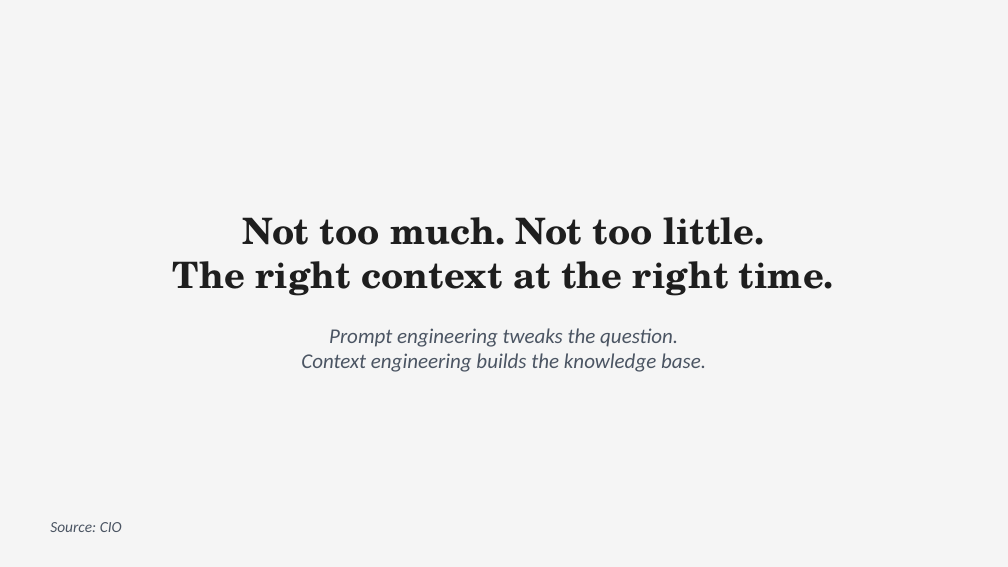
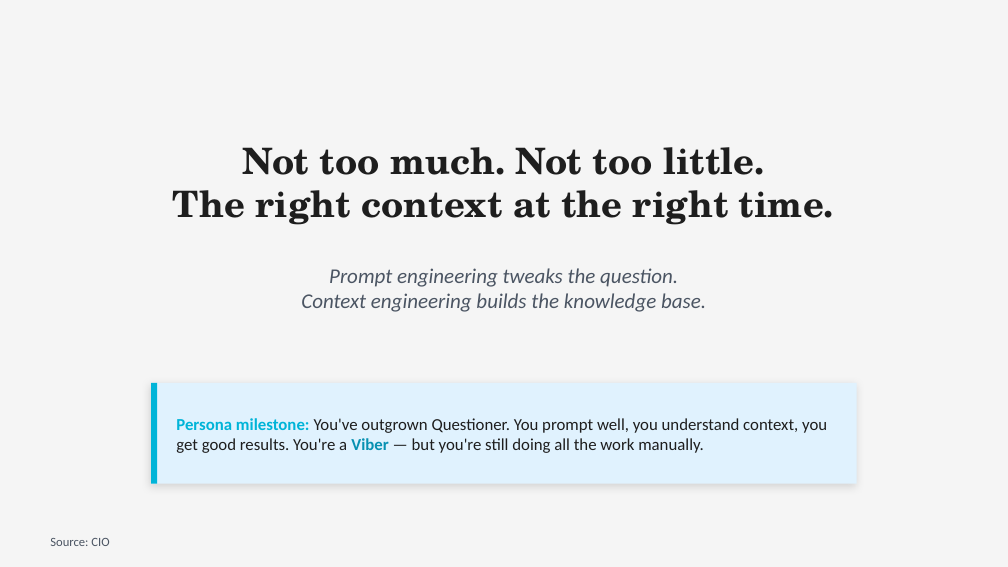
Before and after one commit to michaelengland/ai-best-practices, a slide deck: slide 26 of Getting-Agents-to-Give-Up-Their-Secrets.pptx. Drawn at 1008x567 pixels with LibreOffice and Linux fonts; fonts in the diff are those of the drawing. Boxes give left, top, right and bottom in pixels: in the first picture for what was removed or moved away, otherwise in the second. Text is boxed around its words. In the diff, an @@ line names an element or a change of style, - is before the commit and + after.

```diff
--- a/Getting-Agents-to-Give-Up-Their-Secrets.pptx
+++ b/Getting-Agents-to-Give-Up-Their-Secrets.pptx
@@ text "Not too much. Not too ...": place and size @@
-text "Not too much. Not too ..." at (173,217,834,296)
+text "Not too much. Not too ..." at (173,147,834,225)
@@ text "Prompt engineering tweaks the question.": place and size @@
-text "Prompt engineering tweaks the question." at (301,328,706,372)
+text "Prompt engineering tweaks the question." at (301,268,706,312)
@@ rectangle added at (151,383,857,484), fill #E0F2FE @@
@@ rectangle added at (151,383,157,484), fill #00B4D8 @@
@@ text added at (176,418,827,453), 12 pt, text #1E1E1E @@
+Persona milestone: You've outgrown Questioner. You prompt well, you understand context, you get good results. You're a Viber — but you're still doing all the work manually.
@@ text "Source: CIO": place and size @@
-text "Source: CIO" at (50,522,122,532)
+text "Source: CIO" at (50,538,109,546)
@@ text "Source: CIO" at (50,538,109,546): size 11 to 9 pt, italic off @@
```
Also in this commit, not shown: 17 other slides changed, 4 slides added, 7 slides removed, 3 other files.
